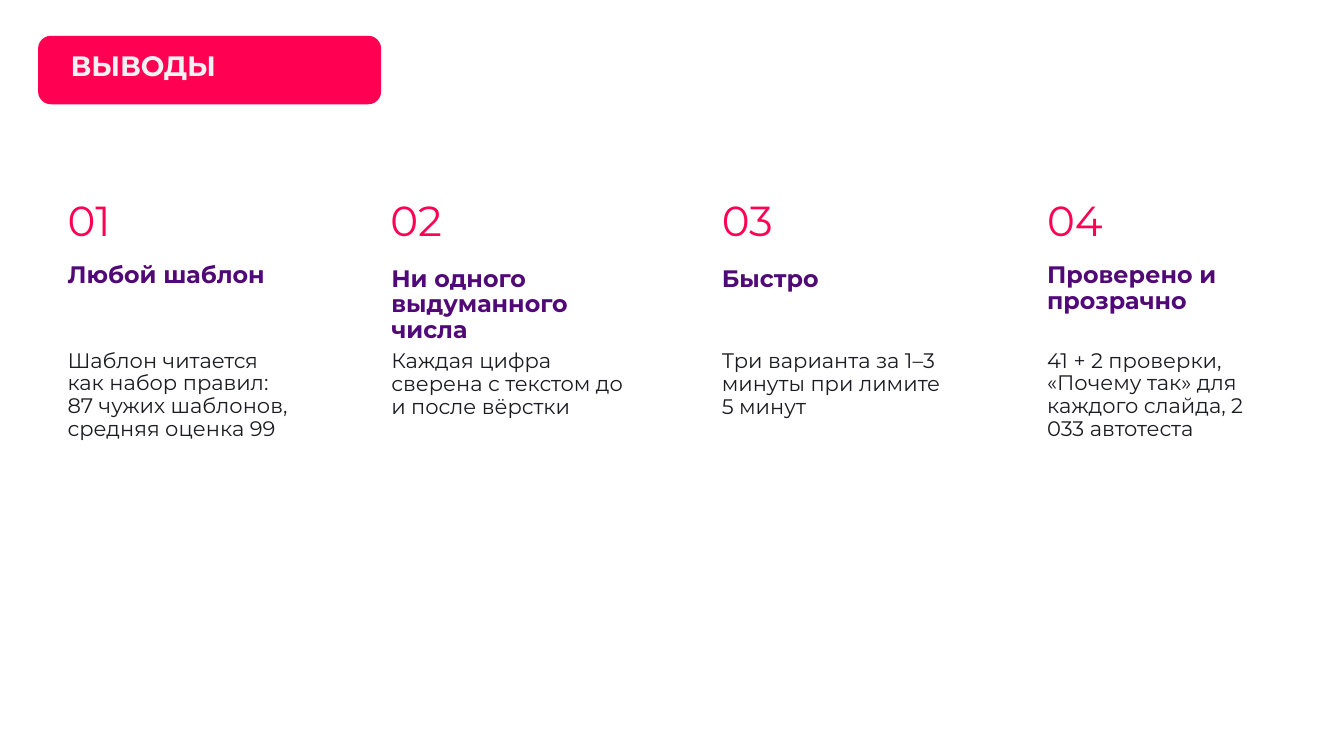
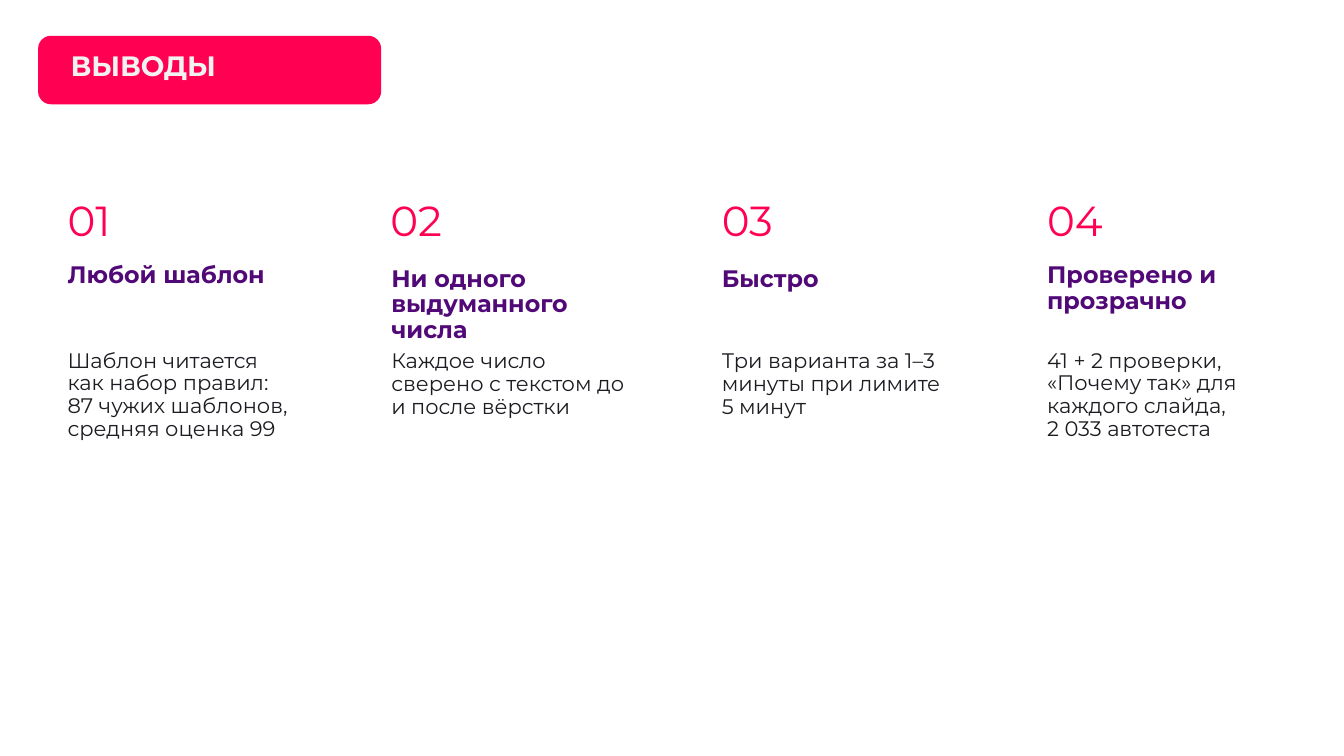
Before and after one commit to hl0pch1k/verstka, a slide deck: slide 13 of docs/presentation/verstka-pitch.pptx. Drawn at 1344x756 pixels with LibreOffice and Linux fonts; fonts in the diff are those of the drawing; background and template pictures are left out. Boxes give left, top, right and bottom in pixels: in the first picture for what was removed or moved away, otherwise in the second. Text is boxed around its words. In the diff, an @@ line names an element or a change of style, - is before the commit and + after.

Commit message:
Презентация проекта после проверки вёрстки; видео открывается в браузере
- презентация: текст без автоуменьшения на обязательных слайдах, в макетах браузера — адрес сервиса, заголовок архитектуры на плашке, неразрывные числа, «Газпром автоматизация»
- поле «Прототип» и README: ссылка jsDelivr на тот же файл видео — GitHub показывает файлы такого размера только кнопкой «View raw»

```diff
--- a/docs/presentation/verstka-pitch.pptx
+++ b/docs/presentation/verstka-pitch.pptx
@@ text at (391,353,624,418): text changed @@
-Каждая цифра сверена с текстом до и после вёрстки
+Каждое число сверено с текстом до и после вёрстки
@@ text "41 + 2 проверки, «Почему ..." rewrapped from (1047,353,1243,436) to (1047,353,1237,436) @@
```
Also in this commit, not shown: 12 other slides changed, 3 other files.
